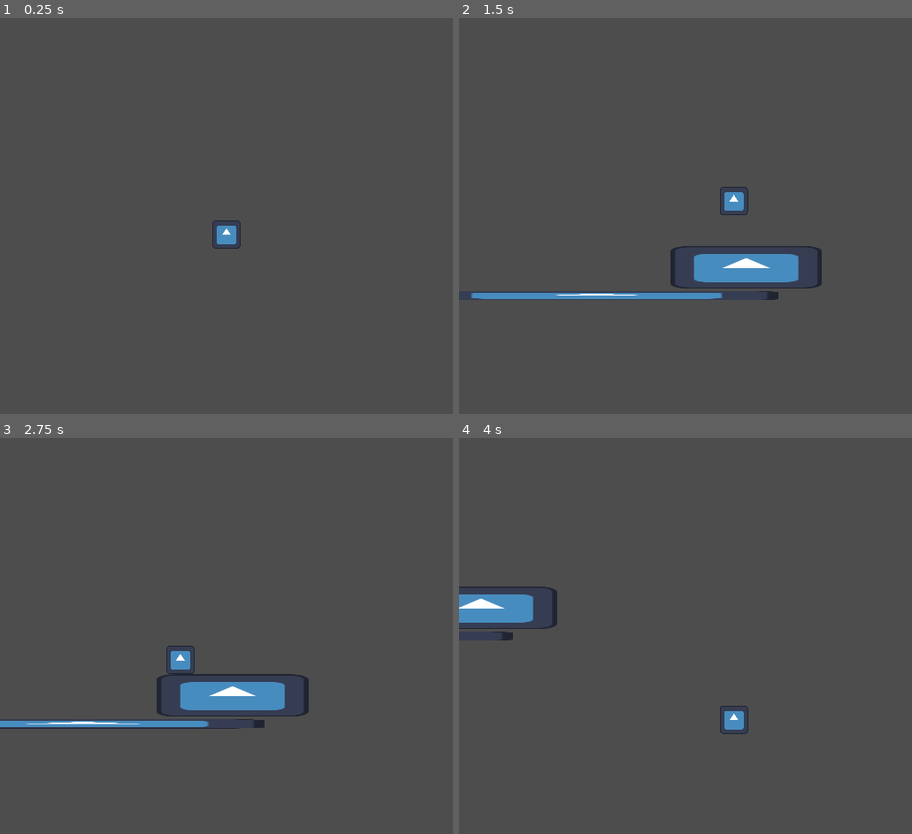
Above: before the commit, frames 1-4 (two rows, left to right).
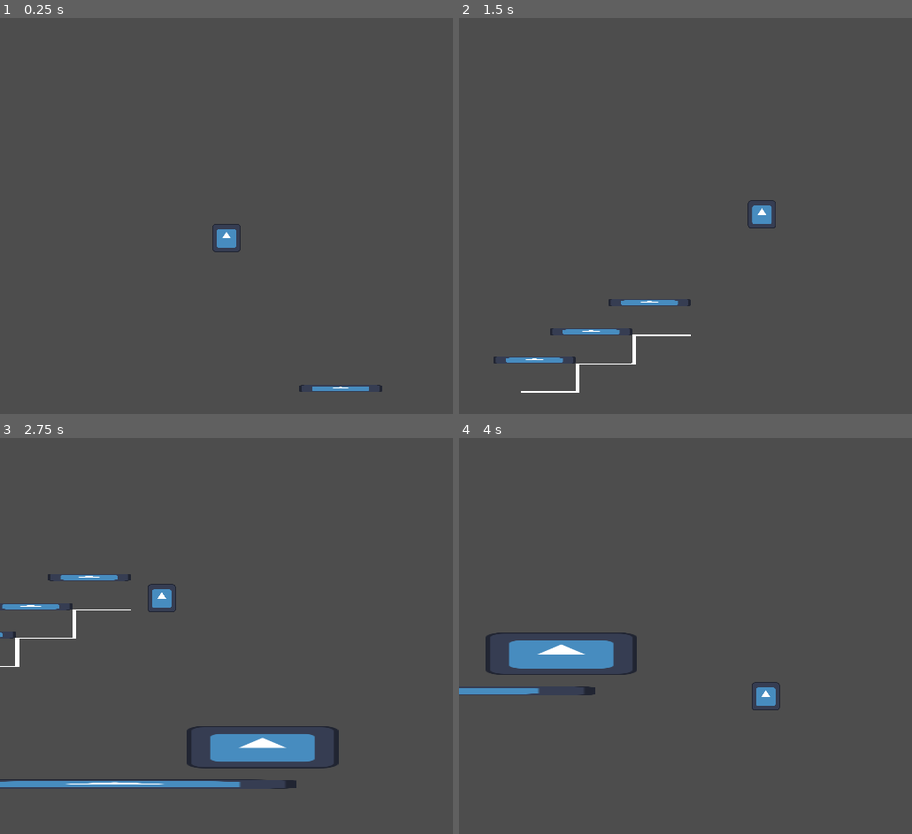
Above: after the commit, the same moments.

Repository: YouthHalo/Platformer-Test
Game: Godot game, scene res://scenes/main.tscn
The game is run twice, just before and just after one commit, with the same random seed, the same clock (stepped at 60 frames per second) and the same inputs. The engine's default icon, where the game draws it, is replaced by a stand-in: a white triangle on a blue panel in a dark square.
Inputs:
- Up to frame 1 (0.25 s): no input
- Up to frame 2 (1.5 s): tap Enter (ui_accept) at 0.5, 0.6 s; hold Right (ui_right) from 0.53 s (still down); tap Space (jump, bound only after the commit) at 0.77, 0.8, 1.07, 1.35 s
- Up to frame 3 (2.75 s): tap Space (jump, bound only after the commit) at 1.52, 1.82, 2.3 s; tap Enter (ui_accept) at 1.55, 2.1 s; release Right (ui_right) at 2.03 s; hold Left (ui_left) from 2.03 s (still down)
- Up to frame 4 (4 s): release Left (ui_left) at 2.78 s; hold Right (ui_right) from 2.78 s (still down); tap Enter (ui_accept) at 2.85 s; tap Space (jump, bound only after the commit) at 3.02, 3.32, 3.6, 3.77 s

The runs differ from the first frame. In frame 1, 0.3% of the frame differs, in the area x 46-85%, y 51-95%; in frame 2, 4.3%; in frame 3, 7.1%, in the area x 0-75%, y 34-89%; in frame 4, 4.4%.

Commit message:
Checking for wall and ceiling collisions

Diff:
--- a/project.godot
+++ b/project.godot
@@ -21,6 +21,39 @@
 window/size/viewport_height=448
 window/stretch/mode="viewport"
 
+[input]
+
+up={
+"deadzone": 0.5,
+"events": [Object(InputEventKey,"resource_local_to_scene":false,"resource_name":"","device":-1,"window_id":0,"alt_pressed":false,"shift_pressed":false,"ctrl_pressed":false,"meta_pressed":false,"pressed":false,"keycode":0,"physical_keycode":87,"key_label":0,"unicode":119,"echo":false,"script":null)
+, Object(InputEventKey,"resource_local_to_scene":false,"resource_name":"","device":-1,"window_id":0,"alt_pressed":false,"shift_pressed":false,"ctrl_pressed":false,"meta_pressed":false,"pressed":false,"keycode":0,"physical_keycode":4194320,"key_label":0,"unicode":0,"echo":false,"script":null)
+]
+}
+down={
+"deadzone": 0.5,
+"events": [Object(InputEventKey,"resource_local_to_scene":false,"resource_name":"","device":-1,"window_id":0,"alt_pressed":false,"shift_pressed":false,"ctrl_pressed":false,"meta_pressed":false,"pressed":false,"keycode":0,"physical_keycode":83,"key_label":0,"unicode":115,"echo":false,"script":null)
+, Object(InputEventKey,"resource_local_to_scene":false,"resource_name":"","device":-1,"window_id":0,"alt_pressed":false,"shift_pressed":false,"ctrl_pressed":false,"meta_pressed":false,"pressed":false,"keycode":0,"physical_keycode":4194322,"key_label":0,"unicode":0,"echo":false,"script":null)
+]
+}
+left={
+"deadzone": 0.5,
+"events": [Object(InputEventKey,"resource_local_to_scene":false,"resource_name":"","device":-1,"window_id":0,"alt_pressed":false,"shift_pressed":false,"ctrl_pressed":false,"meta_pressed":false,"pressed":false,"keycode":0,"physical_keycode":65,"key_label":0,"unicode":97,"echo":false,"script":null)
+, Object(InputEventKey,"resource_local_to_scene":false,"resource_name":"","device":-1,"window_id":0,"alt_pressed":false,"shift_pressed":false,"ctrl_pressed":false,"meta_pressed":false,"pressed":false,"keycode":0,"physical_keycode":4194319,"key_label":0,"unicode":0,"echo":false,"script":null)
+]
+}
+right={
+"deadzone": 0.5,
+"events": [Object(InputEventKey,"resource_local_to_scene":false,"resource_name":"","device":-1,"window_id":0,"alt_pressed":false,"shift_pressed":false,"ctrl_pressed":false,"meta_pressed":false,"pressed":false,"keycode":0,"physical_keycode":68,"key_label":0,"unicode":100,"echo":false,"script":null)
+, Object(InputEventKey,"resource_local_to_scene":false,"resource_name":"","device":-1,"window_id":0,"alt_pressed":false,"shift_pressed":false,"ctrl_pressed":false,"meta_pressed":false,"pressed":false,"keycode":0,"physical_keycode":4194321,"key_label":0,"unicode":0,"echo":false,"script":null)
+]
+}
+jump={
+"deadzone": 0.5,
+"events": [Object(InputEventKey,"resource_local_to_scene":false,"resource_name":"","device":-1,"window_id":0,"alt_pressed":false,"shift_pressed":false,"ctrl_pressed":false,"meta_pressed":false,"pressed":false,"keycode":0,"physical_keycode":32,"key_label":0,"unicode":32,"echo":false,"script":null)
+, Object(InputEventKey,"resource_local_to_scene":false,"resource_name":"","device":-1,"window_id":0,"alt_pressed":false,"shift_pressed":false,"ctrl_pressed":false,"meta_pressed":false,"pressed":false,"keycode":0,"physical_keycode":90,"key_label":0,"unicode":122,"echo":false,"script":null)
+]
+}
+
 [rendering]
 
 renderer/rendering_method="gl_compatibility"
--- a/scenes/main.tscn
+++ b/scenes/main.tscn
@@ -1,21 +1,36 @@
-[gd_scene load_steps=4 format=3 uid="uid://ci60lwyv3i07u"]
+[gd_scene load_steps=5 format=3 uid="uid://ci60lwyv3i07u"]
 
 [ext_resource type="PackedScene" uid="uid://cd86magcqvc1b" path="res://scenes/player.tscn" id="1_aon1q"]
 [ext_resource type="Texture2D" uid="uid://d12fdb4ovknja" path="res://icon.svg" id="2_q1tvb"]
+[ext_resource type="Texture2D" uid="uid://cmjj5qx4y5h44" path="res://assets/bg.png" id="2_t8h1q"]
 
 [sub_resource type="RectangleShape2D" id="RectangleShape2D_hk5iv"]
 size = Vector2(194, 20)
 
 [node name="Main" type="Node2D"]
 
+[node name="Sprite2D" type="Sprite2D" parent="."]
+show_behind_parent = true
+texture_filter = 1
+position = Vector2(320, 320)
+scale = Vector2(0.64, 0.64)
+texture = ExtResource("2_t8h1q")
+
+[node name="Line2D" type="Line2D" parent="Sprite2D"]
+position = Vector2(-180.569, 208.084)
+scale = Vector2(3.29935, 0.821405)
+points = PackedVector2Array(-81.6211, -253.326, -51.426, -253.326, -51.426, -313.822, -36.3285, -313.822, -21.0438, -314.198, -21.0438, -375.069, 9.26516, -375.069)
+width = 2.0
+
 [node name="Player" parent="." instance=ExtResource("1_aon1q")]
-position = Vector2(74, 27)
+position = Vector2(48, 16)
 
 [node name="Camera2D" type="Camera2D" parent="Player"]
 position_smoothing_enabled = true
+position_smoothing_speed = 3.0
 
 [node name="StaticBody2D" type="StaticBody2D" parent="."]
-position = Vector2(204, 443)
+position = Vector2(206, 453)
 scale = Vector2(2.11955, 0.528962)
 
 [node name="CollisionShape2D" type="CollisionShape2D" parent="StaticBody2D"]
@@ -26,15 +41,50 @@
 scale = Vector2(1.51563, 0.15625)
 texture = ExtResource("2_q1tvb")
 
-[node name="StaticBody2D" type="StaticBody2D" parent="StaticBody2D"]
-position = Vector2(79.7339, -60.4959)
-scale = Vector2(0.417486, 4.56637)
+[node name="StaticBody2D2" type="StaticBody2D" parent="."]
+position = Vector2(373, 411)
+scale = Vector2(0.884882, 2.41544)
 
-[node name="CollisionShape2D" type="CollisionShape2D" parent="StaticBody2D/StaticBody2D"]
+[node name="CollisionShape2D" type="CollisionShape2D" parent="StaticBody2D2"]
 shape = SubResource("RectangleShape2D_hk5iv")
 one_way_collision = true
 
-[node name="Sprite2D" type="Sprite2D" parent="StaticBody2D/StaticBody2D"]
+[node name="Sprite2D" type="Sprite2D" parent="StaticBody2D2"]
+scale = Vector2(1.51562, 0.15625)
+texture = ExtResource("2_q1tvb")
+
+[node name="StaticBody2D3" type="StaticBody2D" parent="."]
+position = Vector2(47, 284)
+scale = Vector2(0.482542, 0.415897)
+
+[node name="CollisionShape2D" type="CollisionShape2D" parent="StaticBody2D3"]
+shape = SubResource("RectangleShape2D_hk5iv")
+
+[node name="Sprite2D" type="Sprite2D" parent="StaticBody2D3"]
 position = Vector2(4.76837e-07, 2.38419e-07)
 scale = Vector2(1.51563, 0.15625)
 texture = ExtResource("2_q1tvb")
+
+[node name="StaticBody2D4" type="StaticBody2D" parent="."]
+position = Vector2(111, 252)
+scale = Vector2(0.482542, 0.415897)
+
+[node name="CollisionShape2D" type="CollisionShape2D" parent="StaticBody2D4"]
+shape = SubResource("RectangleShape2D_hk5iv")
+
+[node name="Sprite2D" type="Sprite2D" parent="StaticBody2D4"]
+position = Vector2(4.76837e-07, 2.38419e-07)
+scale = Vector2(1.51563, 0.15625)
+texture = ExtResource("2_q1tvb")
+
+[node name="StaticBody2D5" type="StaticBody2D" parent="."]
+position = Vector2(177, 219)
+scale = Vector2(0.482542, 0.415897)
+
+[node name="CollisionShape2D" type="CollisionShape2D" parent="StaticBody2D5"]
+shape = SubResource("RectangleShape2D_hk5iv")
+
+[node name="Sprite2D" type="Sprite2D" parent="StaticBody2D5"]
+position = Vector2(4.76837e-07, 2.38419e-07)
+scale = Vector2(1.51563, 0.15625)
+texture = ExtResource("2_q1tvb")
--- a/scenes/player.gd
+++ b/scenes/player.gd
@@ -2,7 +2,8 @@
 
 
 const SPEED = 300.0
-const JUMP_VELOCITY = -400.0
+const JUMP_VELOCITY = -500.0 #perfect height compared to mario bros is 500 :)
+## other height incluce 555 for running and 610? for extra
 
 # Get the gravity from the project settings to be synced with RigidBody nodes.
 var gravity = ProjectSettings.get_setting("physics/2d/default_gravity")
@@ -13,13 +14,23 @@
 	if not is_on_floor():
 		velocity.y += gravity * delta
 
+	if is_on_ceiling_only():
+		$Sprite2D.modulate = Color(1,0,0)
+		print("Real: " + str(get_real_velocity()))
+		print("Normal: " + str(velocity))
+	else:
+		$Sprite2D.modulate = Color(1,1,1)
+
+	if is_on_wall():
+		$Sprite2D.modulate = Color(0,1,0)
+
 	# Handle jump.
-	if Input.is_action_just_pressed("ui_accept") and is_on_floor():
+	if Input.is_action_just_pressed("jump") and is_on_floor():
 		velocity.y = JUMP_VELOCITY
 
 	# Get the input direction and handle the movement/deceleration.
 	# As good practice, you should replace UI actions with custom gameplay actions.
-	var direction = Input.get_axis("ui_left", "ui_right")
+	var direction = Input.get_axis("left", "right")
 	if direction:
 		velocity.x = direction * SPEED
 	else:
